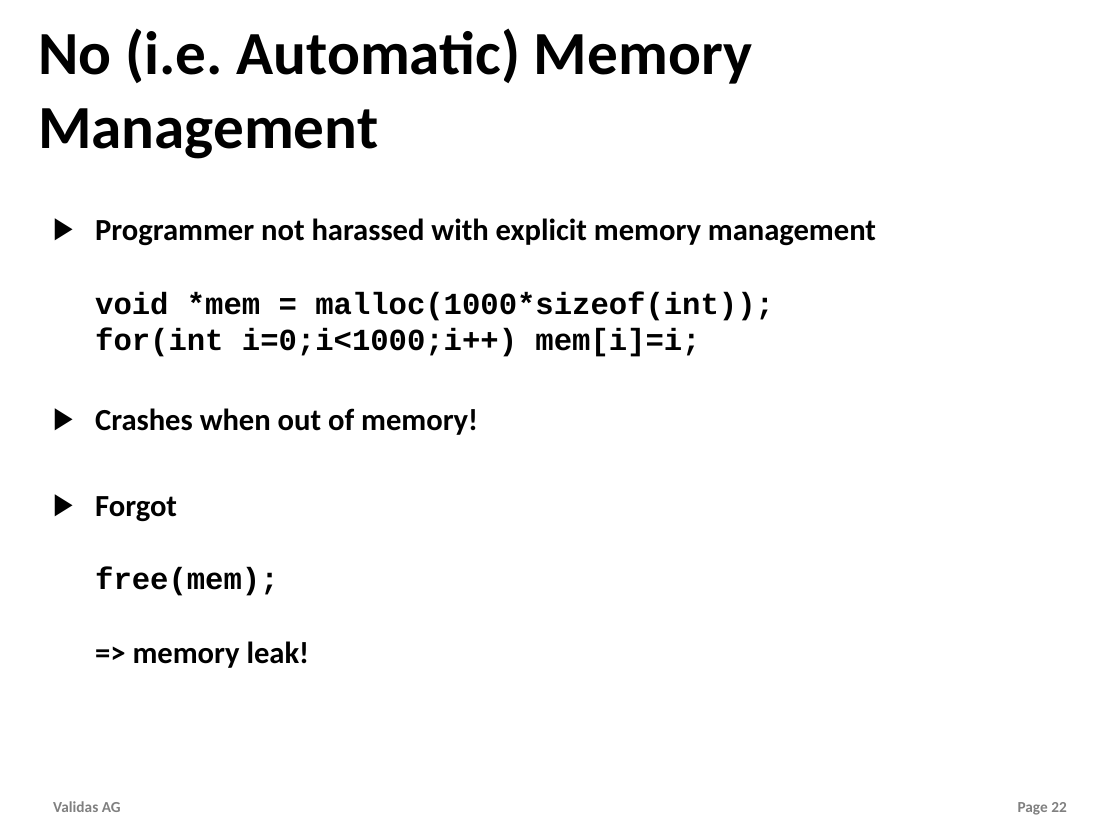
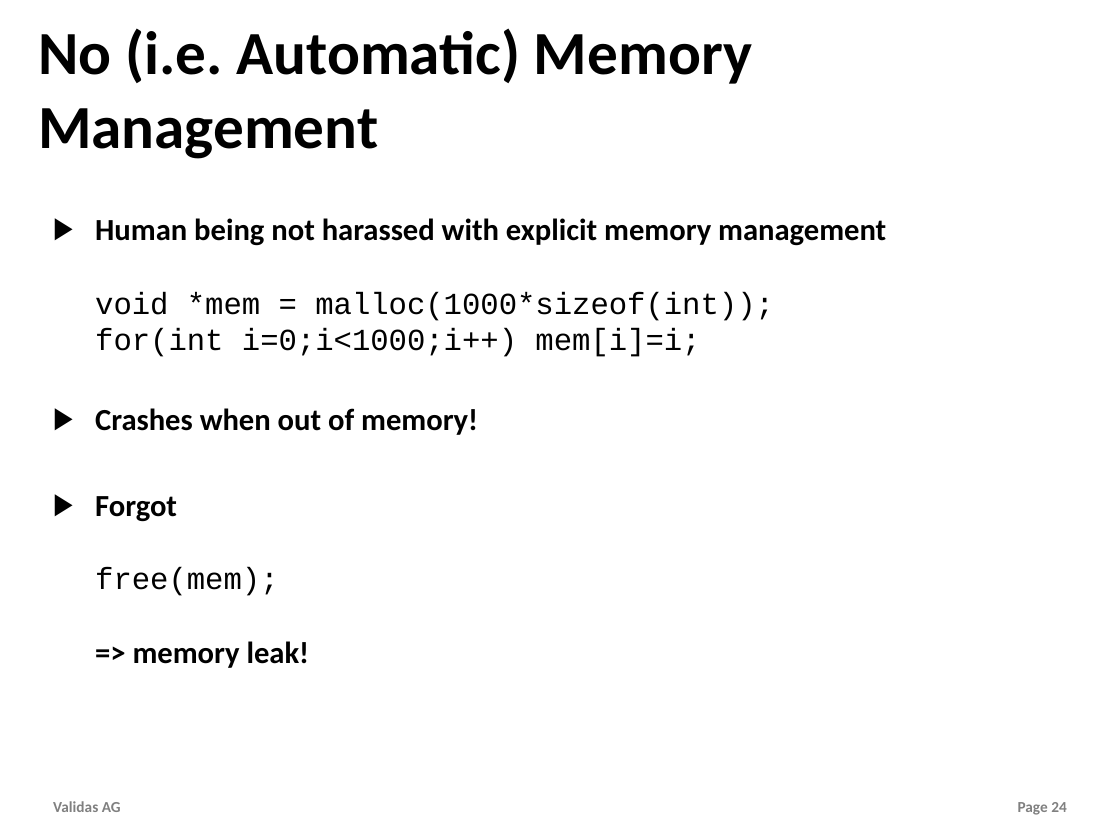
Before and after one commit to theoremprover/tvg, a slide deck: slide 24 of Vortraege/Towards_Haskell.pptx (slide 22 before the commit). Drawn at 1120x840 pixels with LibreOffice and Linux fonts; fonts in the diff are those of the drawing; background and template pictures are left out. Boxes give left, top, right and bottom in pixels: in the first picture for what was removed or moved away, otherwise in the second. Text is boxed around its words. In the diff, an @@ line names an element or a change of style, - is before the commit and + after.

```diff
--- a/Vortraege/Towards_Haskell.pptx
+++ b/Vortraege/Towards_Haskell.pptx
@@ text at box(95, 218, 886, 357): text changed; bold off @@
-▶ Programmer not harassed with explicit memory management
-  void *mem = malloc(1000*sizeof(int));
-  for(int i=0;i<1000;i++) mem[i]=i;
+▶ Human being not harassed with explicit memory management
+  void *mem = malloc(1000*sizeof(int));
+  for(int i=0;i<1000;i++) mem[i]=i;
@@ text at box(95, 496, 310, 668): bold off in "free(mem);" @@
@@ page number at box(1018, 802, 1067, 815): text changed @@
-Page 22
+Page 24
```
Also in this commit, not shown: 11 other slides changed, 12 slides added, 2 slides removed, 1 other file.
